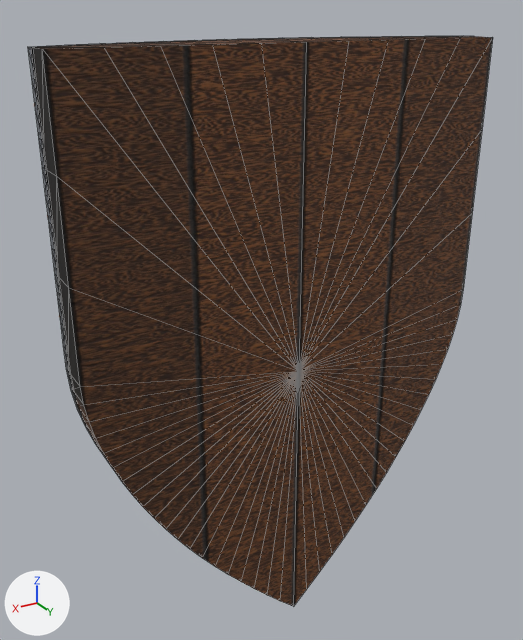
One commit to the glTF model escudo.glb: the scene before it, then after it.
Before and after are seen from a camera (50 mm lens) standing at (2.49, 3.87, 2.28) and looking at (0.01, -0.27, 0.21). The axes (+X, +Y, +Z) are drawn at lower left. The lights are the same throughout. The older version comes first. Mesh edges are drawn as thin lines on the coarser meshes. Vertices at exactly the same position are counted once.

In view in the first picture: 'Escudo_Acero', 'Escudo_Madera'.
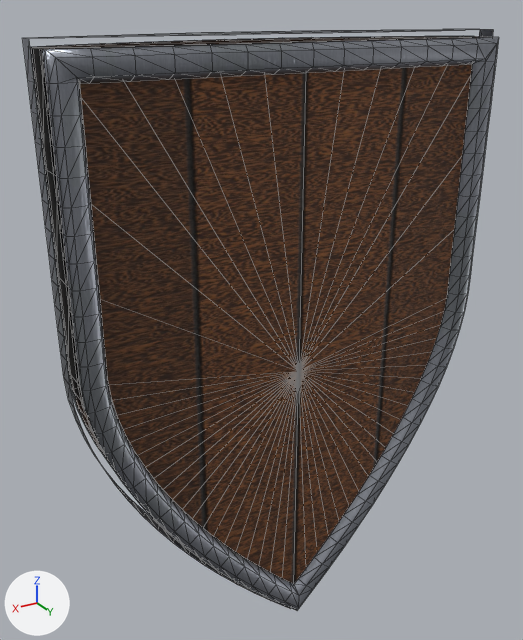
Where the change shows, as pixel boxes [x1, y1, x2, y2] in the pictures (523 x 640 px):
'Escudo_Acero', reshaped (mostly hidden before)
    before: [28, 36, 462, 444]
    after: [23, 29, 499, 611]
part 1 of me_escudo_acero, added
    after: [40, 37, 499, 611]
part 2 of me_escudo_acero, added
    after: [23, 29, 493, 608]

The edits, one by one:
me_escudo_acero is used by ob_escudo_acero; location (0.0, 0.0, 0.0).
me_escudo_acero had 729 vertices, 1198 faces and spanned x -1.5..1.5, y -0.44..0.04, z -2.1..2.1.
me_escudo_acero now has 1219 vertices, 1898 faces and spans x -1.54..1.54, y -0.44..0.28, z -2.16..2.14.
me_escudo_acero part 1: a new loose piece of 350 vertices spanning x -1.5..1.5, y 0.16..0.28, z -2.1..2.1, in mat_acero.
me_escudo_acero part 2: a new loose piece of 140 vertices spanning x -1.54..1.54, y -0.28..0.16, z -2.16..2.14, in mat_acero.
